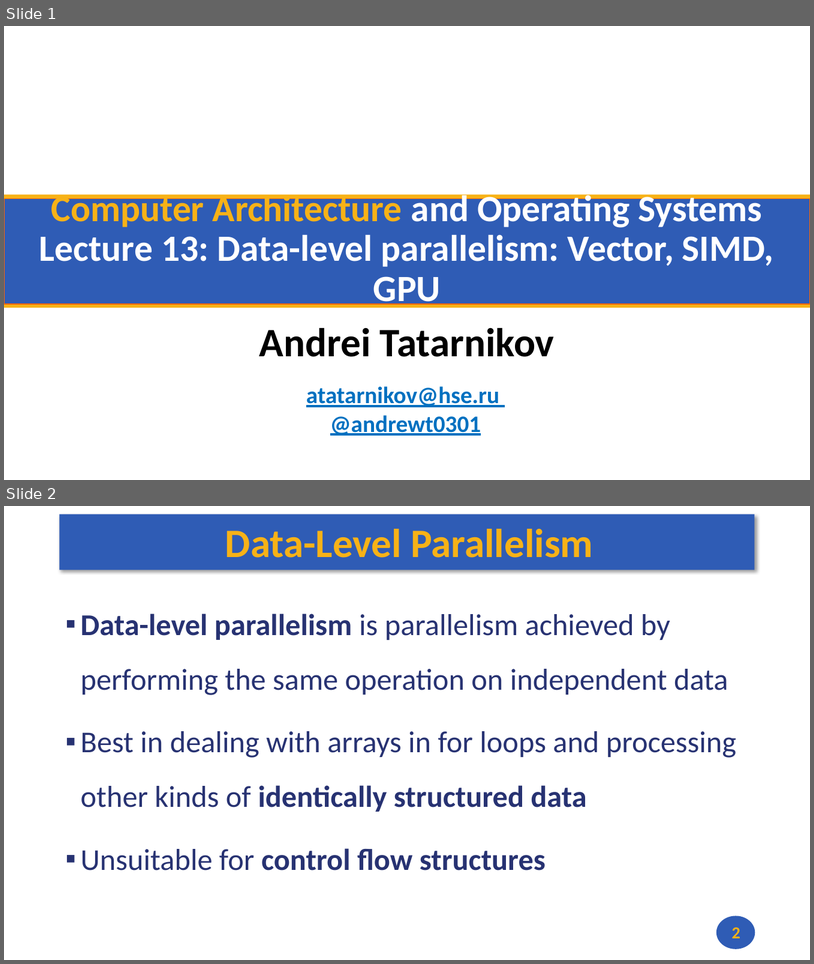
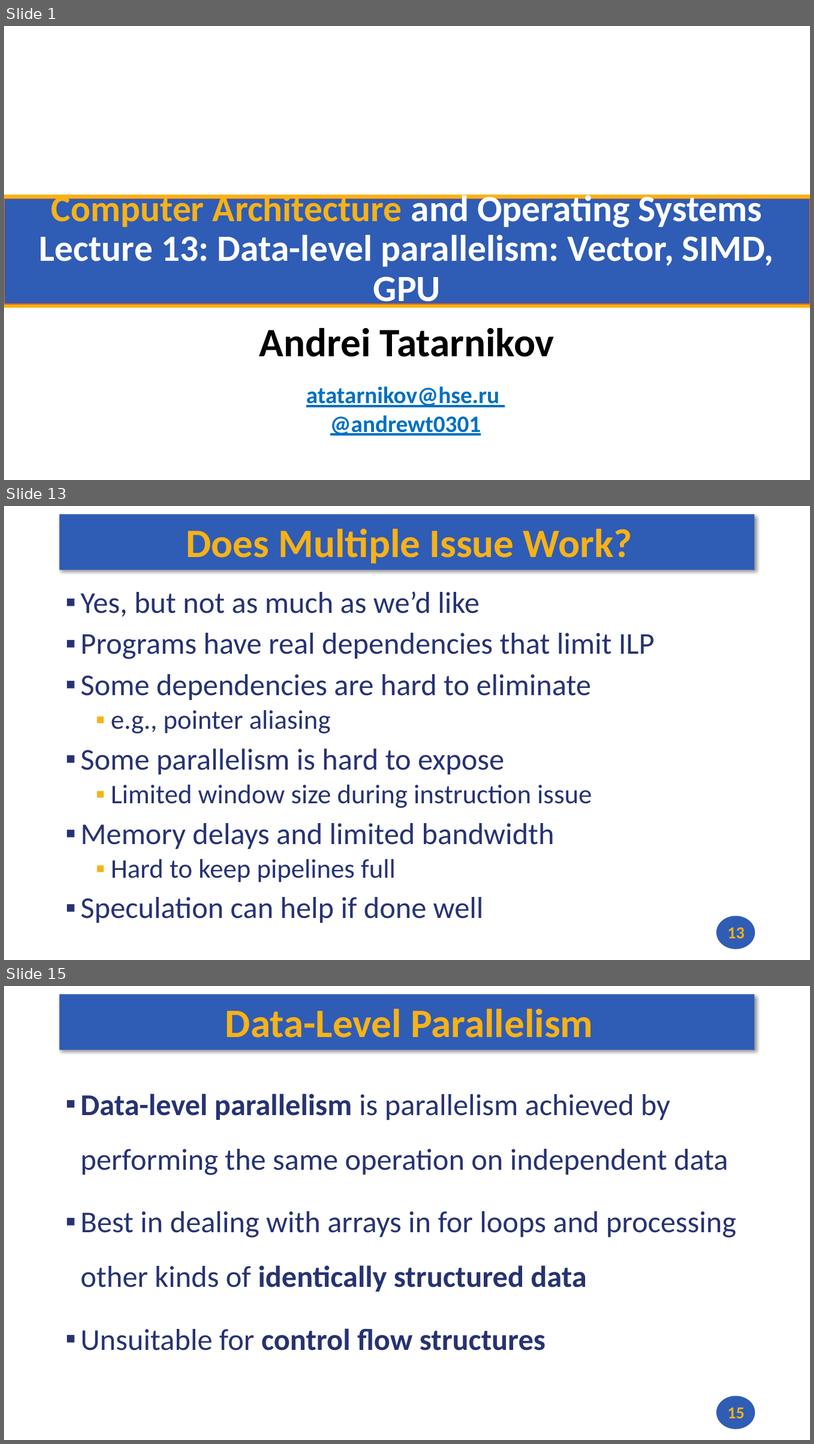
Before and after one commit to andrewt0301/hse-acos-course, a slide deck: docs/part1ca/13_DLP/CA_Lecture_13.pptx. Shown one above the other, each under a label of ours: slides 1 and 2 before the commit, slides 1, 13 and 15 after it; the slides between them are not shown. The pictures are 814x964 and 814x1444 pixels, drawn with LibreOffice and Linux fonts; fonts in the diff are those of the drawing; background and template pictures are left out. Boxes give left, top, right and bottom in pixels: in the first picture for what was removed or moved away, otherwise in the second. Text is boxed around its words. In the diff, an @@ line names an element or a change of style, - is before the commit and + after.

```diff
--- a/docs/part1ca/13_DLP/CA_Lecture_13.pptx
+++ b/docs/part1ca/13_DLP/CA_Lecture_13.pptx
@@ slide 13 added at (x1=4, y1=506, x2=810, y2=960), background #FFFFFF; not listed: 2 template elements that a slide beside it also shows @@
@@ title added at (x1=186, y1=528, x2=633, y2=564), 48 pt, text #F7B217, bold @@
+Does Multiple Issue Work?
@@ text added at (x1=81, y1=591, x2=655, y2=922), 36 pt, text #273272 @@
+▪ Yes, but not as much as we’d like
+▪ Programs have real dependencies that limit ILP
+▪ Some dependencies are hard to eliminate
+  ▪ e.g., pointer aliasing
+▪ Some parallelism is hard to expose
+  ▪ Limited window size during instruction issue
+▪ Memory delays and limited bandwidth
+  ▪ Hard to keep pipelines full
+▪ Speculation can help if done well
@@ page number added at (x1=728, y1=927, x2=744, y2=938), 20 pt, text #F7B217, bold @@
+13
@@ what was slide 2 is now slide 15 @@
@@ page number at (x1=728, y1=1407, x2=744, y2=1418): text changed @@
-2
+15
```
Also in this commit, not shown: 12 other slides added, 1 other file.
